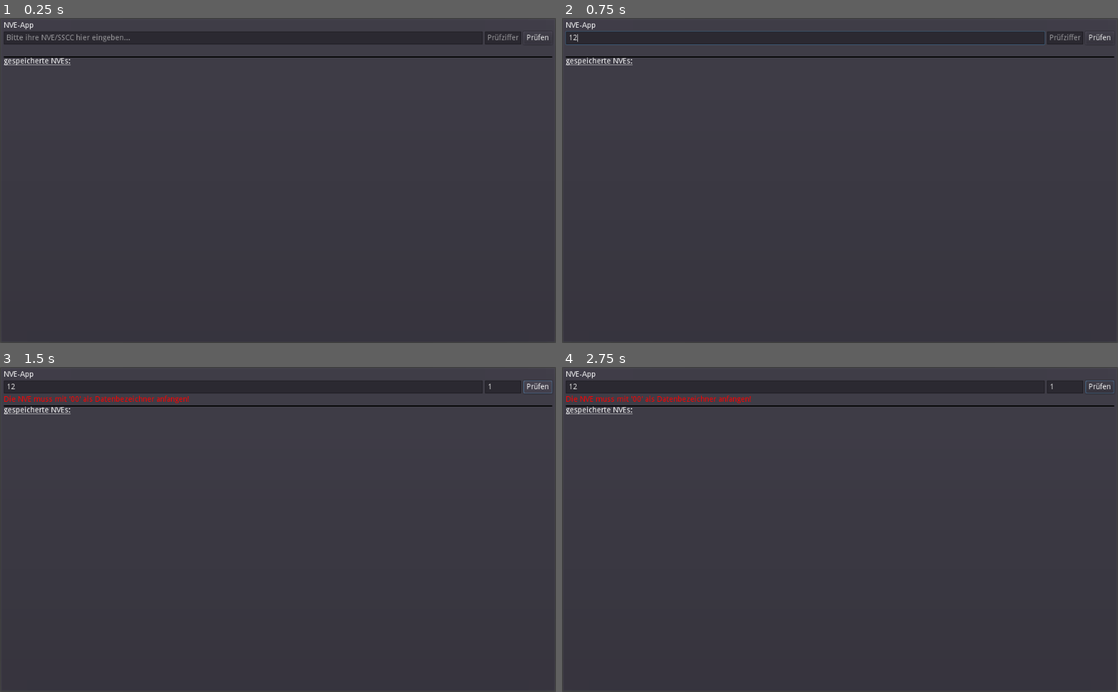
Above: before the commit, frames 1-4 (two rows, left to right).
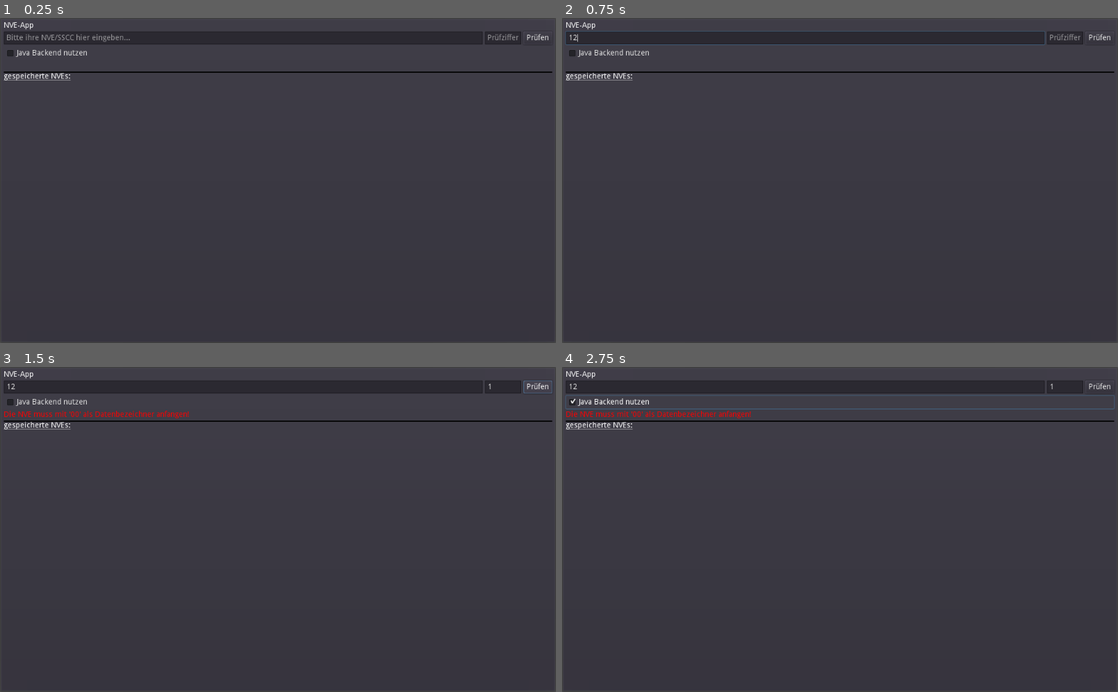
Above: after the commit, the same moments.

Repository: Reneator/NVE-Validator
Game: Godot game, scene res://App.tscn
Two runs of this game, one before a commit and one after it. Both use one fixed random seed, a clock stepped at 60 frames per second and the inputs below.
Inputs (mouse positions are in pixels of both pictures, inside the frame that each line leads up to):
- Up to frame 1 (0.25 s): no input
- Up to frame 2 (0.75 s): click (806, 37) at 0.52 s; type "12" at 0.6 s
- Up to frame 3 (1.5 s): click (500, 386) at 0.75 s; type "12" at 0.83 s; click "Prüfen" at 1.25 s
- Up to frame 4 (2.75 s): click (840, 402) at 2 s, where only the run after the commit has a clickable "Java Backend nutzen"

The runs differ from the first frame. In frame 1, 1.3% of the frame differs, in the area x 0-100%, y 9-20%; in frame 2, 1.3%; in frame 3, 1.8%; in frame 4, 2.0%, in the area x 0-100%, y 4-20%.

Commit message:
Godot: Added API access

Diff:
--- a/godot/App.gd
+++ b/godot/App.gd
@@ -106,4 +106,24 @@
 func check_input():
 	var nve = $VBoxContainer/HBoxContainer/LineEdit.text
 	var check_digit = $VBoxContainer/HBoxContainer/LineEdit2.text
-	validate_nve(nve, check_digit)
+	var use_java_backend = $VBoxContainer/CheckBox.pressed
+	if use_java_backend:
+		validate_with_java_backend(nve, check_digit)
+	else:
+		validate_nve(nve, check_digit)
+
+func validate_with_java_backend(nve, check_digit):
+	var query = JSON.print({"nve": nve, "checkDigit": check_digit})
+	var headers = ["Content-Type: application/json"]
+	$HTTPRequest.request("http://127.0.0.1:8080/validatebody",headers, false, HTTPClient.METHOD_POST, query)
+
+func _on_HTTPRequest_request_completed(result, response_code, headers, body):
+	var json = JSON.parse(body.get_string_from_utf8())
+	var body_dict = json.result
+	var error_message = body_dict.get("errorMessage")
+	if error_message:
+		print_error_text(error_message)
+		return
+	var nve = body_dict.get("nummerVersandEinheit")
+	var check_digit = body_dict.get("checkDigit")
+	create_nve_entity(nve, check_digit)
--- a/godot/App.tscn
+++ b/godot/App.tscn
@@ -58,13 +58,19 @@
 margin_bottom = 24.0
 text = "Prüfen"
 
-[node name="Response_Label" type="Label" parent="VBoxContainer"]
+[node name="CheckBox" type="CheckBox" parent="VBoxContainer"]
 margin_top = 46.0
 margin_right = 1010.0
-margin_bottom = 60.0
+margin_bottom = 70.0
+text = "Java Backend nutzen"
+
+[node name="Response_Label" type="Label" parent="VBoxContainer"]
+margin_top = 74.0
+margin_right = 1010.0
+margin_bottom = 88.0
 
 [node name="PanelContainer" type="PanelContainer" parent="VBoxContainer"]
-margin_top = 64.0
+margin_top = 92.0
 margin_right = 1010.0
 margin_bottom = 586.0
 size_flags_vertical = 3
@@ -73,7 +79,7 @@
 [node name="Entity_List" type="VBoxContainer" parent="VBoxContainer/PanelContainer"]
 margin_top = 2.0
 margin_right = 1010.0
-margin_bottom = 522.0
+margin_bottom = 494.0
 
 [node name="Label" type="RichTextLabel" parent="VBoxContainer/PanelContainer/Entity_List"]
 margin_right = 1010.0
@@ -82,9 +88,12 @@
 bbcode_enabled = true
 bbcode_text = "[u]gespeicherte NVEs:[/u]"
 text = "gespeicherte NVEs:"
+
+[node name="HTTPRequest" type="HTTPRequest" parent="."]
 [connection signal="focus_entered" from="VBoxContainer/HBoxContainer/LineEdit" to="VBoxContainer/HBoxContainer/LineEdit" method="_on_LineEdit_focus_entered"]
 [connection signal="focus_exited" from="VBoxContainer/HBoxContainer/LineEdit" to="VBoxContainer/HBoxContainer/LineEdit" method="_on_LineEdit_focus_exited"]
 [connection signal="text_changed" from="VBoxContainer/HBoxContainer/LineEdit" to="VBoxContainer/HBoxContainer/LineEdit" method="_on_LineEdit_text_changed"]
 [connection signal="text_entered" from="VBoxContainer/HBoxContainer/LineEdit" to="." method="_on_LineEdit_text_entered"]
 [connection signal="text_entered" from="VBoxContainer/HBoxContainer/LineEdit2" to="." method="_on_LineEdit2_text_entered"]
 [connection signal="pressed" from="VBoxContainer/HBoxContainer/Button" to="." method="_on_Button_pressed"]
+[connection signal="request_completed" from="HTTPRequest" to="." method="_on_HTTPRequest_request_completed"]
Not shown, changed: java/src/main/java/rene/weiss/NVEAPP/DataController.java
